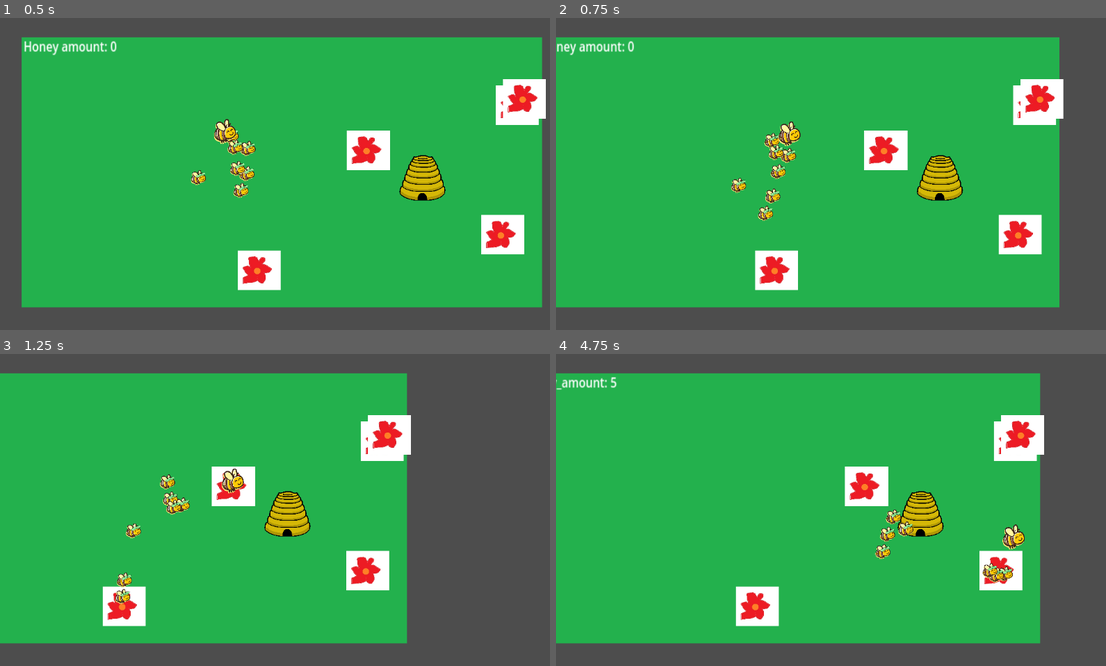
Above: before the commit, frames 1-4 (two rows, left to right).
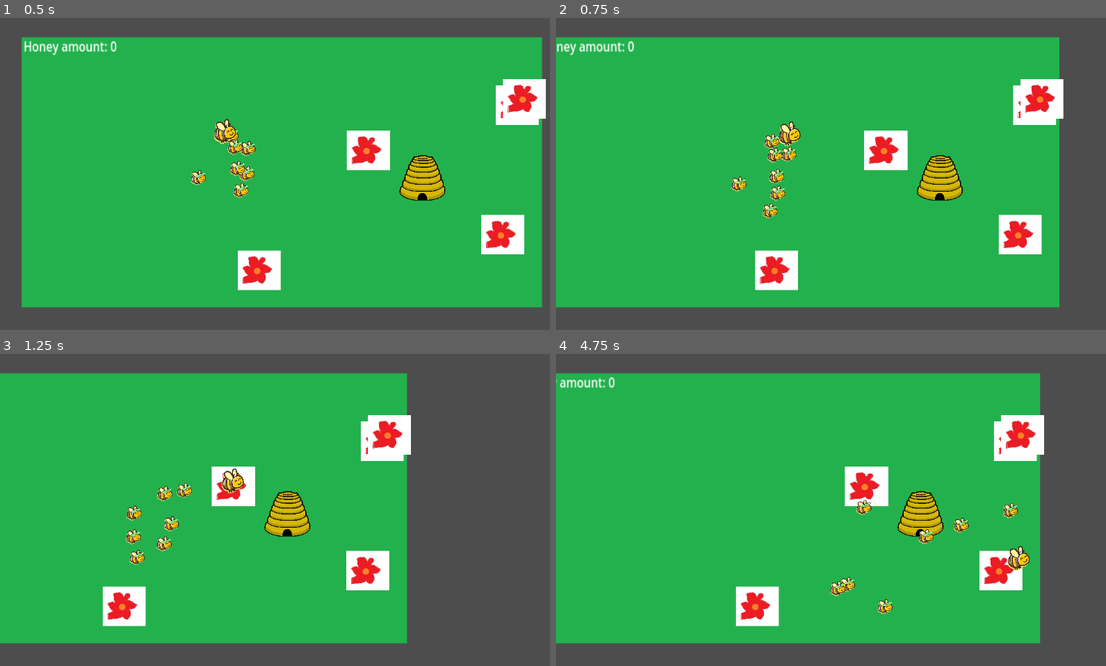
Above: after the commit, the same moments.

Repository: jam53/GMTK-Gamejam-2024
Game: Godot game, scene res://scenes/lawn.tscn
Two runs of this game, one before a commit and one after it. Both use one fixed random seed, a clock stepped at 60 frames per second and the inputs below.
Inputs (mouse positions are in pixels of both pictures, inside the frame that each line leads up to):
- Up to frame 1 (0.5 s): no input
- Up to frame 2 (0.75 s): move the mouse to (957, 158) at 0.52 s; hold D (right) from 0.53 s (still down); tap P (disable_follow, bound only after the commit) at 0.6 s; click (957, 158) at 0.67 s
- Up to frame 3 (1.25 s): keep holding D (right)
- Up to frame 4 (4.75 s): move the mouse to (721, 525) at 1.27 s; release D (right) at 1.28 s; hold S (down) 1.28-2.03 s; tap P (disable_follow, bound only after the commit) every 0.75 s from 1.35 to 4.35 s; click (721, 525) at 1.42 s; move the mouse to (891, 441) at 2.02 s; hold D (right) 2.03-2.78 s; click (891, 441) at 2.17 s; move the mouse to (803, 572) at 2.77 s; hold W (up) 2.78-3.53 s; click (803, 572) at 2.92 s; move the mouse to (1001, 556) at 3.52 s; hold A (left) from 3.53 s (still down); click (1001, 556) at 3.67 s; move the mouse to (666, 463) at 4.27 s; click (666, 463) at 4.42 s

Frame 1 is identical in both runs. In frame 2, 0.8% of the frame differs, in the area x 31-44%, y 33-66%; in frame 3, 1.2%; in frame 4, 2.0%, in the area x 0-87%, y 7-84%.

Commit message:
Start stop mouse follow

Diff:
--- a/project.godot
+++ b/project.godot
@@ -54,3 +54,8 @@
 "events": [Object(InputEventMouseButton,"resource_local_to_scene":false,"resource_name":"","device":-1,"window_id":0,"a …(261 unchanged characters)…
 ]
 }
+disable_follow={
+"deadzone": 0.5,
+"events": [Object(InputEventKey,"resource_local_to_scene":false,"resource_name":"","device":-1,"window_id":0,"alt_pressed":false,"shift_pressed":false,"ctrl_pressed":false,"meta_pressed":false,"pressed":false,"keycode":0,"physical_keycode":80,"key_label":0,"unicode":112,"echo":false,"script":null)
+]
+}
--- a/scenes/pollinator.tscn
+++ b/scenes/pollinator.tscn
@@ -11,7 +11,7 @@
 radius = 45.0
 
 [sub_resource type="CircleShape2D" id="CircleShape2D_31pin"]
-radius = 91.0055
+radius = 53.1473
 
 [node name="Pollinator" type="Node2D"]
 z_index = 1
--- a/scripts/boids_component.gd
+++ b/scripts/boids_component.gd
@@ -19,6 +19,7 @@
 
 var _flock: Array = []
 var _velocity: Vector2
+var _stop_mouse_follow = true
 
 
 
@@ -35,12 +36,19 @@
 	var target
 	var target_force = target_follow_force
 
+	if Input.is_action_just_pressed("disable_follow"):
+			if _stop_mouse_follow:
+				lure = null
+			else:
+				lure = Node2D.new()
+				lure.position = get_global_mouse_position()
+			_stop_mouse_follow = not _stop_mouse_follow
+
 	if lure is Node2D:
 		target = lure.global_position
 		target_force *= 2
 	else:
 		target = get_global_mouse_position()
-
 
 	var target_vector = Vector2.ZERO
 	if target != Vector2.INF:
Not shown: 1 places in scenes/flower_spawner.tscn that only renumber resources
Not shown: 1 places in scenes/lawn.tscn that only renumber resources
